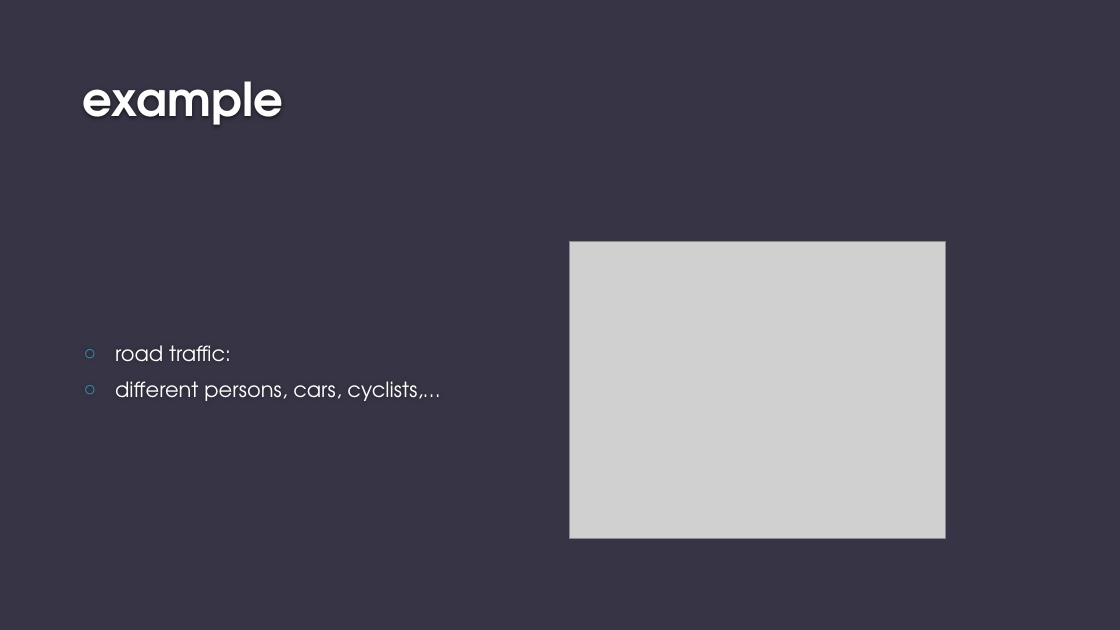
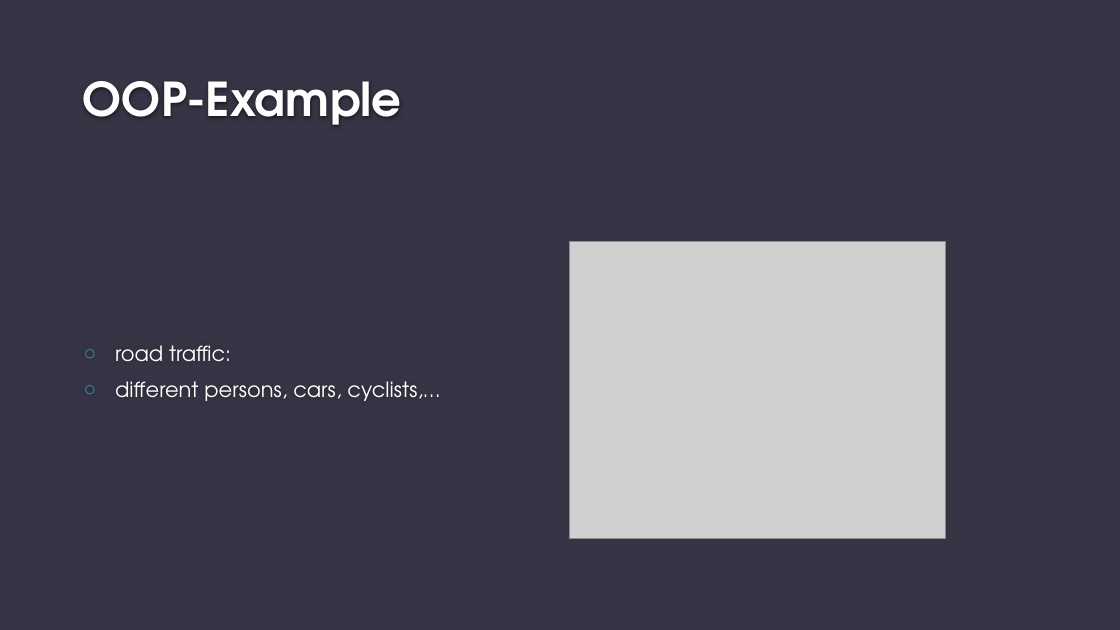
Before and after one commit to eliaruehle/py_course, a slide deck: slide 5 of presentations/LESSON_4.pptx. Drawn at 1120x630 pixels with LibreOffice and Linux fonts; fonts in the diff are those of the drawing; grey boxes stand for pictures; background and template pictures are left out. Boxes give left, top, right and bottom in pixels: in the first picture for what was removed or moved away, otherwise in the second. Text is boxed around its words. In the diff, an @@ line names an element or a change of style, - is before the commit and + after.

```diff
--- a/presentations/LESSON_4.pptx
+++ b/presentations/LESSON_4.pptx
@@ title at (x1=83, y1=81, x2=402, y2=125): text changed @@
-example
+OOP-Example
```
Also in this commit, not shown: 8 other slides changed.
